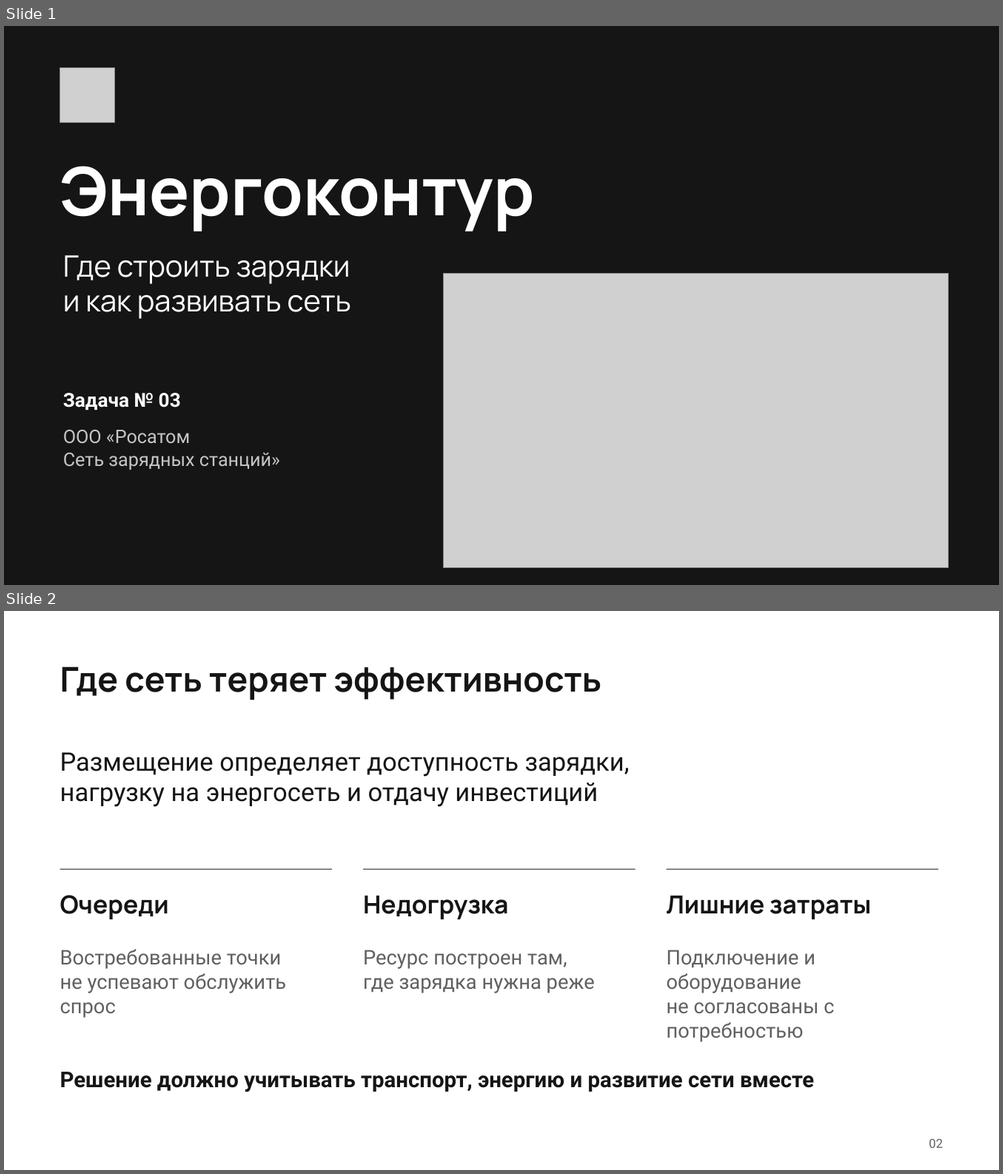
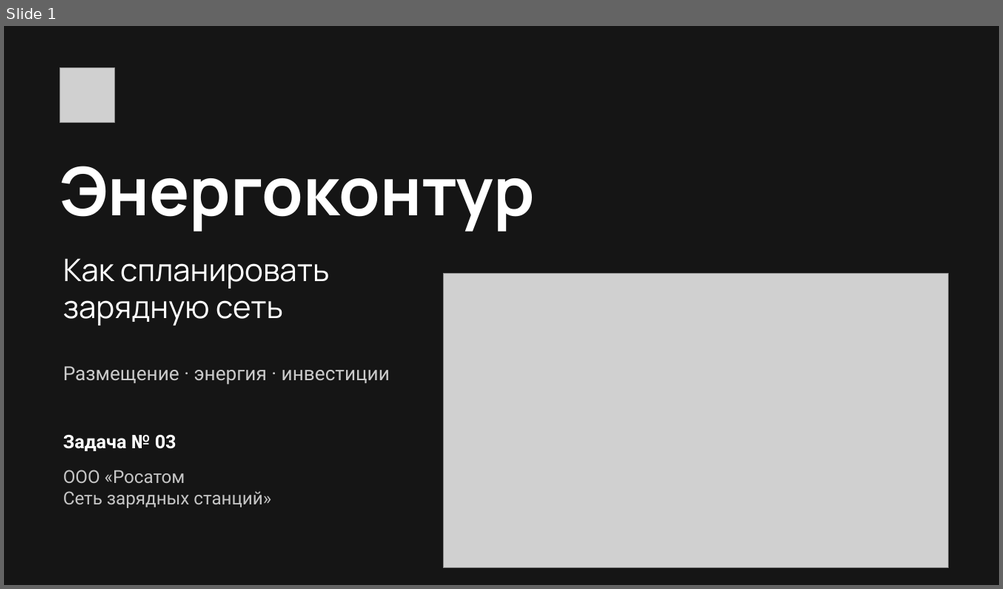
Before and after one commit to Elmar006/energy_web, a slide deck: docs/commission/submission/Энергоконтур_решение_задачи.pptx. Shown one above the other, each under a label of ours: slides 1 and 2 before the commit, slide 1 after it. The pictures are 1003x1174 and 1003x589 pixels, drawn with LibreOffice and Linux fonts; fonts in the diff are those of the drawing; grey boxes stand for pictures. Boxes give left, top, right and bottom in pixels: in the first picture for what was removed or moved away, otherwise in the second. Text is boxed around its words. In the diff, an @@ line names an element or a change of style, - is before the commit and + after.

```diff
--- a/docs/commission/submission/Энергоконтур_решение_задачи.pptx
+++ b/docs/commission/submission/Энергоконтур_решение_задачи.pptx
@@ slide 2 removed at (4, 611, 999, 1170), background #FFFFFF @@
@@ text removed at (60, 667, 602, 700) @@
-Где сеть теряет эффективность
@@ text removed at (60, 752, 629, 807) @@
-Размещение определяет доступность зарядки,
-нагрузку на энергосеть и отдачу инвестиций
@@ rectangle removed at (60, 869, 333, 870) @@
@@ rectangle removed at (363, 869, 635, 870) @@
@@ rectangle removed at (666, 869, 939, 870) @@
@@ text removed at (60, 895, 169, 920) @@
-Очереди
@@ text removed at (363, 895, 508, 920) @@
-Недогрузка
@@ text removed at (666, 895, 871, 920) @@
-Лишние затраты
@@ text removed at (60, 949, 286, 1018) @@
-Востребованные точки
-не успевают обслужить спрос
@@ text removed at (363, 950, 595, 994) @@
-Ресурс построен там,
-где зарядка нужна реже
@@ text removed at (666, 950, 834, 1042) @@
-Подключение и оборудование
-не согласованы с потребностью
@@ text removed at (60, 1072, 814, 1093) @@
-Решение должно учитывать транспорт, энергию и развитие сети вместе
@@ text removed at (928, 1139, 942, 1148) @@
-02
@@ slide 1 changed as well @@
@@ text at (63, 258, 329, 326): text changed; size 28.5 to 30 pt @@
-Где строить зарядки
-и как развивать сеть
+Как спланировать
+зарядную сеть
@@ text added at (63, 366, 390, 385), 18.8 pt, text #CBCBCB @@
+Размещение · энергия · инвестиции
@@ text "Задача № 03": place and size @@
-text "Задача № 03" at (63, 393, 181, 410)
+text "Задача № 03" at (63, 435, 176, 452)
@@ text "Задача № 03" at (63, 435, 176, 452): size 18.8 to 18 pt @@
@@ text "ООО «Росатом": place and size @@
-text "ООО «Росатом" at (63, 430, 280, 470)
+text "ООО «Росатом" at (63, 470, 271, 508)
@@ text "ООО «Росатом" at (63, 470, 271, 508): size 18 to 17.2 pt @@
```
Also in this commit, not shown: 11 slides added, 10 other slides removed, 10 other files.
